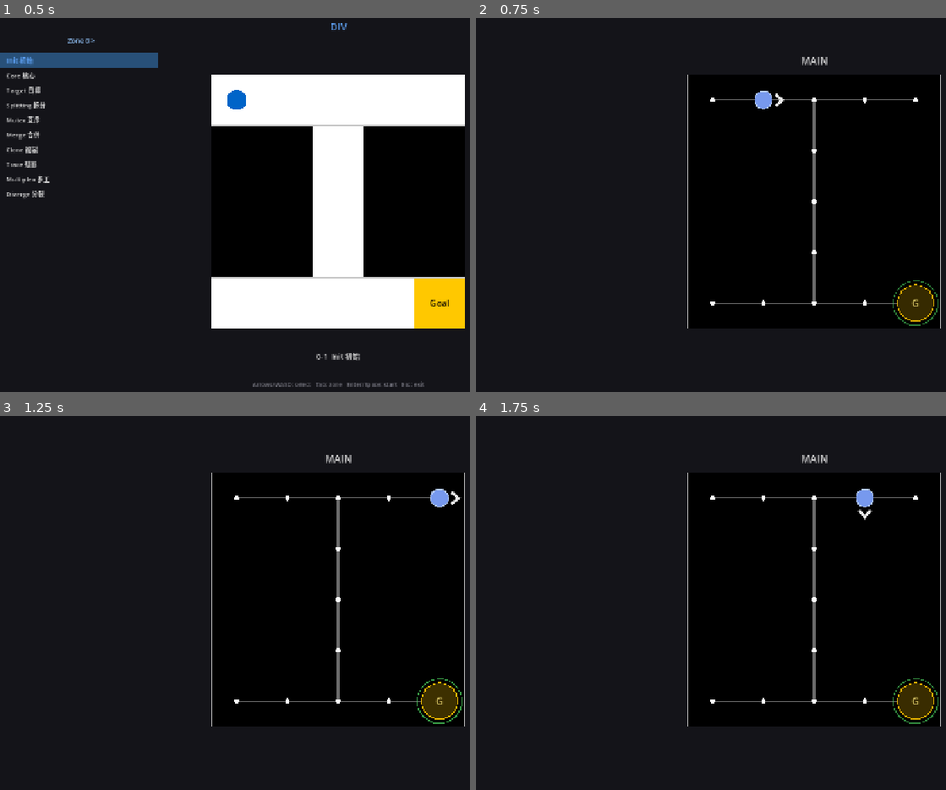
Above: before the commit, frames 1-4 (two rows, left to right).
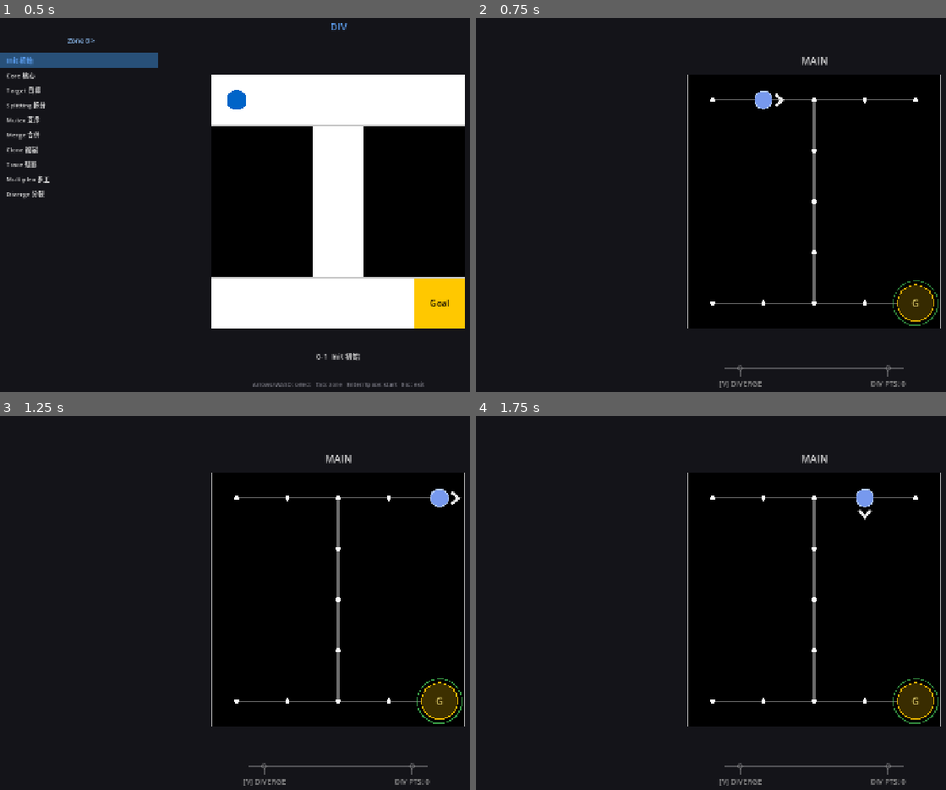
Above: after the commit, the same moments.

Repository: Periodev/DIV
Game: Godot game, scene res://scenes/main.tscn
Same seed, same stepped clock (60 frames per second), same inputs: the game is played once before the commit and once after it.
Inputs:
- Up to frame 1 (0.5 s): no input
- Up to frame 2 (0.75 s): tap Enter at 0.5 s; hold D from 0.53 s (still down); tap R at 0.6 s
- Up to frame 3 (1.25 s): keep holding D; tap Space at 0.77 s
- Up to frame 4 (1.75 s): release D at 1.28 s; hold S from 1.28 s (still down); tap Z at 1.35 s; tap Space at 1.52 s

Frame 1 is identical in both runs. In frame 2, 0.4% of the frame differs, in the area x 51-92%, y 92-99%; in frame 3, 0.4%; in frame 4, 0.4%.

Commit message:
feat(ui): add SystemCalloutUI for HUD state display
Replace per-renderer HintBoxContainer with a centralized SystemCalloutUI
Control node in the UI layer. GameScene now routes branch state, focus,
DIV points, and merge/fetch availability to the new callout widget.

Co-Authored-By: Claude Sonnet 4.6 <noreply@anthropic.com>

Diff:
--- a/godot/scenes/game_scene.tscn
+++ b/godot/scenes/game_scene.tscn
@@ -1,7 +1,8 @@
-[gd_scene load_steps=4 format=3]
+[gd_scene load_steps=5 format=3]
 
 [ext_resource type="Script" path="res://scripts/GameScene.gd" id="1"]
 [ext_resource type="Script" path="res://scripts/GameRenderer.gd" id="2"]
+[ext_resource type="Script" path="res://scripts/SystemCalloutUI.gd" id="3"]
 
 [node name="GameScene" type="Node2D"]
 script = ExtResource("1")
@@ -28,6 +29,17 @@
 
 [node name="UI" type="CanvasLayer" parent="."]
 layer = 10
+
+[node name="SystemCalloutUI" type="Control" parent="UI"]
+anchors_preset = 15
+anchor_right = 1.0
+anchor_bottom = 1.0
+offset_left = 0.0
+offset_top = 0.0
+offset_right = 0.0
+offset_bottom = 0.0
+mouse_filter = 2
+script = ExtResource("3")
 
 [node name="HintLabel" type="Label" parent="UI"]
 anchors_preset = 7
--- a/godot/scripts/GameRenderer.gd
+++ b/godot/scripts/GameRenderer.gd
@@ -3,8 +3,6 @@
 # Interface unchanged: draw_frame(spec) / _draw()
 extends Node2D
 class_name GameRenderer
-
-const HintBoxContainerScript := preload("res://scripts/HintBoxContainer.gd")
 
 # ---------------------------------------------------------------------------
 # Visual constants - Node Network style
@@ -74,7 +72,6 @@
 var _spec: PresentationModel.BranchViewSpec = null
 var _hint_space_label: Label  = null
 var _hint_action_label: Label = null
-var _hint_box_container: Control = null
 var _peek_floor_mode: bool    = false
 var _time: float              = 0.0
 var _eff: float               = 0.0
@@ -92,9 +89,6 @@
 	_spec = spec
 	if spec != null:
 		position = Vector2(spec.pos_x, spec.pos_y)
-	_ensure_hint_box_container()
-	if _hint_box_container != null and _hint_box_container.has_method("update_hints"):
-		_hint_box_container.call("update_hints", _spec, position)
 	queue_redraw()
 
 
@@ -108,7 +102,6 @@
 func _ready() -> void:
 	_ensure_hint_labels()
 	_set_hint_labels_visible(false)
-	_ensure_hint_box_container()
 
 
 func _process(delta: float) -> void:
@@ -166,9 +159,6 @@
 
 	# Title above panel
 	_draw_title(gpx, a)
-
-	# Hint boxes are rendered by HintBoxContainer (Control), not immediate-mode draw.
-
 
 # ---------------------------------------------------------------------------
 # Terrain - connection lines
@@ -1494,15 +1484,6 @@
 # Hint label system - preserved
 # ---------------------------------------------------------------------------
 
-func _ensure_hint_box_container() -> void:
-	if _hint_box_container != null:
-		return
-	_hint_box_container = HintBoxContainerScript.new()
-	_hint_box_container.name = "HintBoxContainer"
-	_hint_box_container.z_index = 10
-	add_child(_hint_box_container)
-
-
 func _ensure_hint_labels() -> void:
 	if _hint_space_label == null:
 		_hint_space_label       = _create_hint_label()
--- a/godot/scripts/GameScene.gd
+++ b/godot/scripts/GameScene.gd
@@ -500,8 +500,20 @@
 func _update_ui() -> void:
 	if controller == null:
 		return
+	hint_label.text = ""
+	var callout_ui = get_node_or_null("UI/SystemCalloutUI")
+	if callout_ui == null:
+		return
 	var pts := controller.div_points
-	hint_label.text = "DIV: %d" % pts if pts > 0 else ""
+	var can_merge := controller.can_normal_merge() if controller.has_method("can_normal_merge") else false
+	var can_fetch := controller.can_show_fetch_hint()
+	callout_ui.update_state(
+		controller.has_branched,
+		controller.current_focus,
+		pts,
+		can_merge,
+		can_fetch
+	)
 
 
 func _ensure_hint_overlay() -> void:
--- /dev/null
+++ b/godot/scripts/SystemCalloutUI.gd
@@ -0,0 +1,81 @@
+extends Control
+class_name SystemCalloutUI
+
+const COL_LINE_DIM   := Color(1.0, 1.0, 1.0, 0.25)
+const COL_LINE_LIT   := Color(1.0, 1.0, 1.0, 0.95)
+const COL_TEXT_DIM   := Color(0.6, 0.6, 0.6, 1.0)
+const COL_TEXT_LIT   := Color(0.95, 0.95, 0.95, 1.0)
+const COL_TAB_ACCENT := Color(0.3, 0.6, 1.0, 1.0)
+
+var is_diverged: bool = false
+var active_branch: int = 0
+var div_points: int = 0
+var can_v_merge: bool = false
+var can_f_fetch: bool = false
+
+
+func _ready() -> void:
+	mouse_filter = Control.MOUSE_FILTER_IGNORE
+
+
+func update_state(diverged: bool, focus: int, pts: int, v_merge: bool, f_fetch: bool) -> void:
+	is_diverged = diverged
+	active_branch = focus
+	div_points = pts
+	can_v_merge = v_merge
+	can_f_fetch = f_fetch
+	queue_redraw()
+
+
+func _draw() -> void:
+	var font: Font = ThemeDB.fallback_font
+	if font == null:
+		return
+	var font_size: int = 14
+	var center_x: float = size.x * 0.5
+	var baseline_y: float = size.y - 45.0
+
+	if not is_diverged:
+		var left_x := center_x - 140.0
+		var right_x := center_x + 140.0
+		draw_line(Vector2(left_x - 30.0, baseline_y), Vector2(right_x + 30.0, baseline_y), COL_LINE_DIM, 1.0)
+		_draw_callout_node(Vector2(left_x, baseline_y), "[V] DIVERGE", div_points > 0, font, font_size)
+		_draw_callout_node(Vector2(right_x, baseline_y), "DIV PTS: " + str(div_points), div_points > 0, font, font_size)
+	else:
+		var f_x := center_x - (size.x * 0.12)
+		var v_x := center_x
+		var m_x := center_x + (size.x * 0.12)
+		draw_line(Vector2(f_x - 40.0, baseline_y), Vector2(m_x + 40.0, baseline_y), COL_LINE_DIM, 1.0)
+		_draw_callout_node(Vector2(f_x, baseline_y), "[F] FETCH MERGE", can_f_fetch, font, font_size)
+		_draw_callout_node(Vector2(v_x, baseline_y), "[V] MERGE", can_v_merge, font, font_size)
+		_draw_callout_node(Vector2(m_x, baseline_y), "[M] PREVIEW MERGE", true, font, font_size)
+		_draw_tab_indicator(size.x, baseline_y - 65.0, font, font_size)
+
+
+func _draw_callout_node(pos: Vector2, text: String, is_lit: bool, font: Font, font_size: int) -> void:
+	var col_line: Color = COL_LINE_LIT if is_lit else COL_LINE_DIM
+	var col_text: Color = COL_TEXT_LIT if is_lit else COL_TEXT_DIM
+	var line_len := 18.0
+	draw_arc(pos, 4.0, 0.0, TAU, 16, col_line, 1.5, true)
+	draw_line(pos + Vector2(0.0, 4.0), pos + Vector2(0.0, line_len), col_line, 1.0)
+	var text_w: float = font.get_string_size(text, HORIZONTAL_ALIGNMENT_LEFT, -1.0, font_size).x
+	var text_pos := pos + Vector2(-text_w * 0.5, line_len + 16.0)
+	draw_string(font, text_pos, text, HORIZONTAL_ALIGNMENT_LEFT, -1.0, font_size, col_text)
+
+
+func _draw_tab_indicator(screen_w: float, y_pos: float, font: Font, font_size: int) -> void:
+	# Direction cue: show LEFT when DIV1 is centered, RIGHT when DIV0/main is centered.
+	var show_left: bool = active_branch == 1
+	var tab_x: float = screen_w * 0.22 if show_left else screen_w * 0.78
+	var text: String = "< [TAB]" if show_left else "[TAB] >"
+	var pos := Vector2(tab_x, y_pos)
+	var elbow_x: float = tab_x - 24.0 if show_left else tab_x + 24.0
+	var node_pos := Vector2(elbow_x, y_pos - 24.0)
+
+	draw_line(pos, Vector2(elbow_x, y_pos), COL_TAB_ACCENT, 1.0)
+	draw_line(Vector2(elbow_x, y_pos), node_pos, COL_TAB_ACCENT, 1.0)
+	draw_arc(node_pos, 3.0, 0.0, TAU, 12, COL_TAB_ACCENT, 1.0, true)
+
+	var text_w: float = font.get_string_size(text, HORIZONTAL_ALIGNMENT_LEFT, -1.0, font_size).x
+	var text_pos := pos + Vector2(12.0, 4.0) if show_left else pos + Vector2(-text_w - 12.0, 4.0)
+	draw_string(font, text_pos, text, HORIZONTAL_ALIGNMENT_LEFT, -1.0, font_size, COL_TAB_ACCENT)
Not shown, added: godot/scripts/SystemCalloutUI.gd.uid
